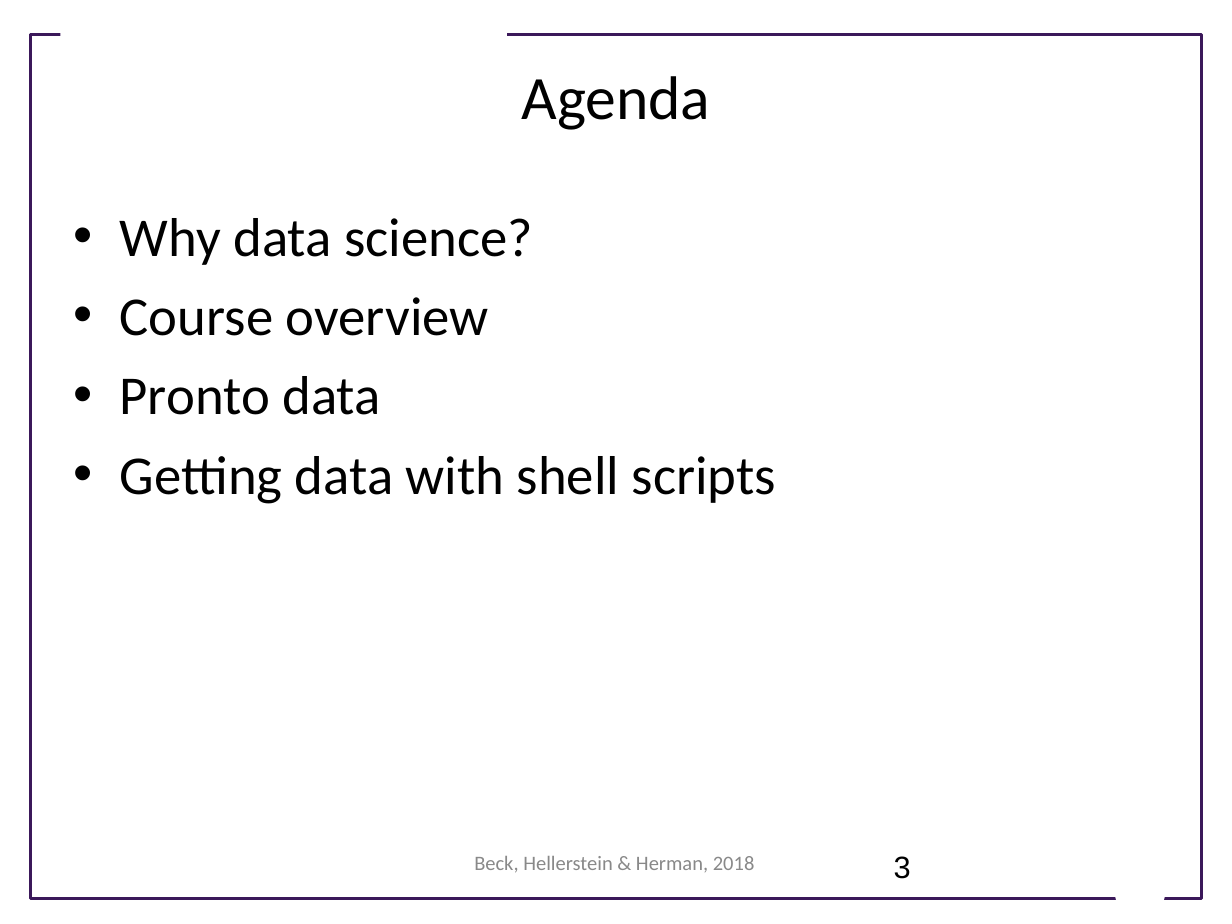
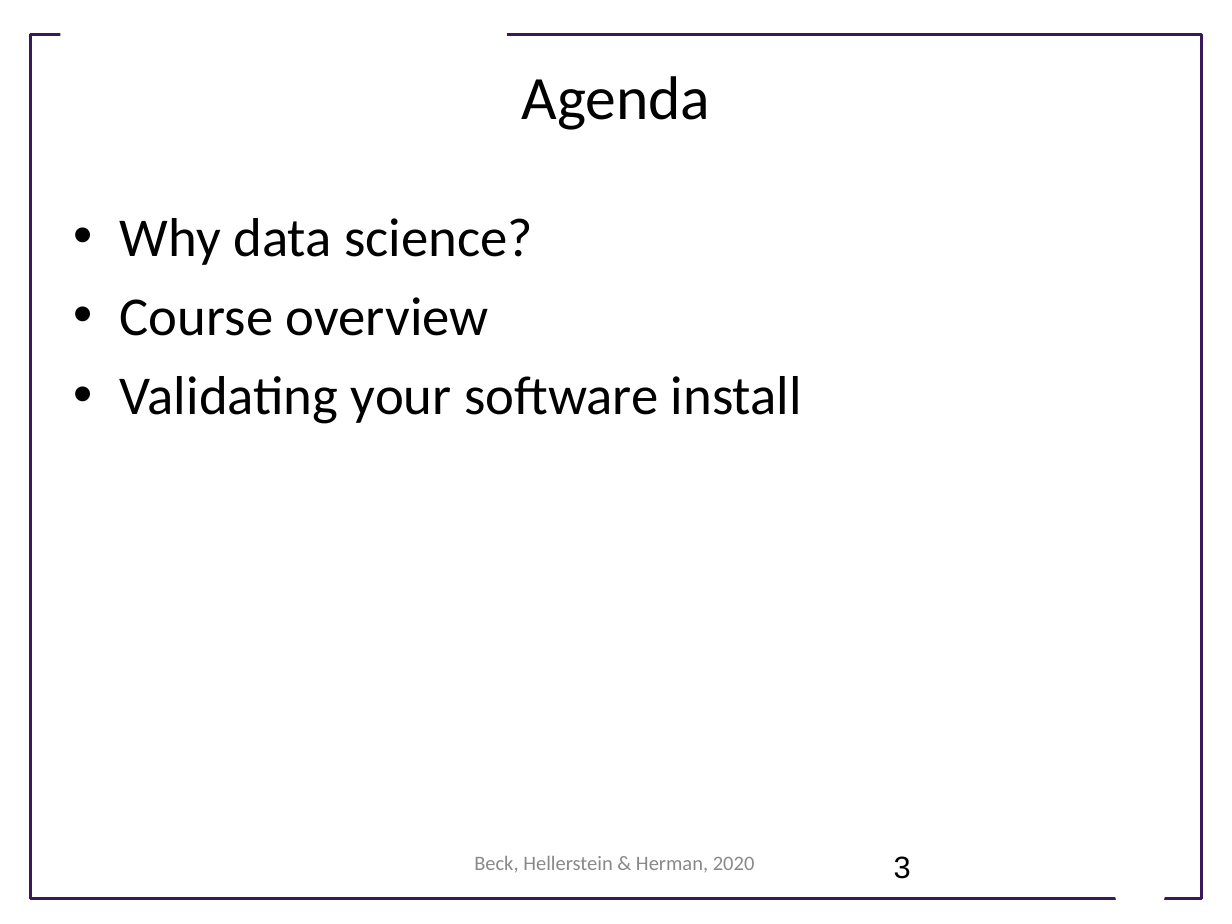
Before and after one commit to UWSEDS/LectureNotes, a slide deck: slide 3 of 01_CourseIntro_DataEssentials/Course Introduction.pptx. Drawn at 1232x924 pixels with LibreOffice and Linux fonts; fonts in the diff are those of the drawing; background and template pictures are left out. Boxes give left, top, right and bottom in pixels: in the first picture for what was removed or moved away, otherwise in the second. Text is boxed around its words. In the diff, an @@ line names an element or a change of style, - is before the commit and + after.

```diff
--- a/01_CourseIntro_DataEssentials/Course Introduction.pptx
+++ b/01_CourseIntro_DataEssentials/Course Introduction.pptx
@@ text at [120,376,802,424]: text changed @@
-• Pronto data
-• Getting data with shell scripts
+• Validating your software install
@@ text at [474,856,755,873]: text changed @@
-Beck, Hellerstein & Herman, 2018
+Beck, Hellerstein & Herman, 2020
```
Also in this commit, not shown: 12 other slides changed, 12 slides added, 6 slides removed.
